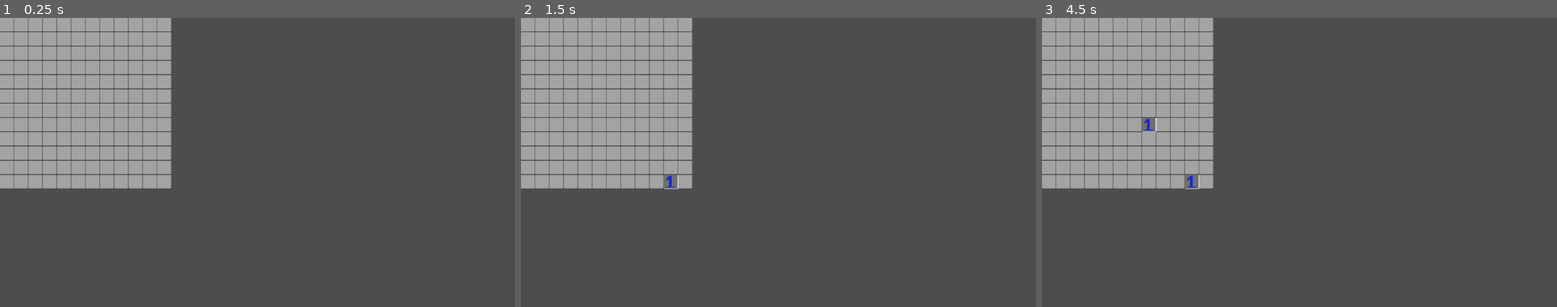
Above: before the commit, frames 1-3 (left to right).
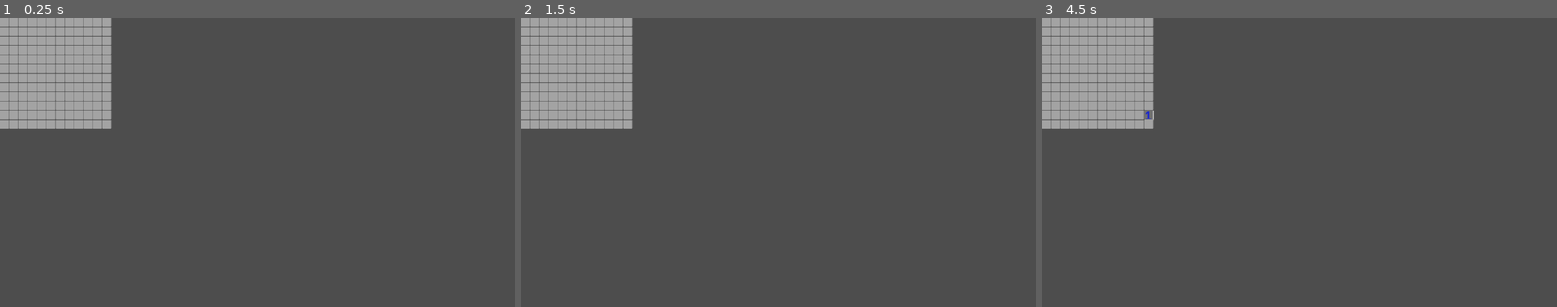
Above: after the commit, the same moments.

Repository: PgBiel/godot-mini-minesweeper
Game: Godot game, scene res://scenes/tile_map.tscn
Same seed, same stepped clock (60 frames per second), same inputs: the game is played once before the commit and once after it. The project has no main scene, so this scene is started directly.
Inputs (mouse positions are in pixels of both pictures, inside the frame that each line leads up to):
- Up to frame 1 (0.25 s): no input
- Up to frame 2 (1.5 s): tap Enter at 0.5 s; move the mouse to (891, 148) at 0.52 s; click (891, 148) at 0.6 s; tap Space at 1.25 s; move the mouse to (675, 176) at 1.27 s; click (675, 176) at 1.35 s
- Up to frame 3 (4.5 s): tap Enter at 2, 3.5 s; move the mouse to (1351, 98) at 2.02 s; click (1351, 98) at 2.1 s; tap Space at 2.75, 4.25 s; move the mouse to (1273, 220) at 2.77 s; click (1273, 220) at 2.85 s; move the mouse to (1454, 205) at 3.52 s; click (1454, 205) at 3.6 s; move the mouse to (1145, 119) at 4.27 s; click (1145, 119) at 4.35 s

The runs differ from the first frame. In frame 1, 13% of the frame differs, in the area x 0-34%, y 0-60%; in frame 2, 13%; in frame 3, 13%.

Commit message:
tile_map: bomb_revealed signal + scale down

Diff:
--- a/godot/scenes/tile_map.tscn
+++ b/godot/scenes/tile_map.tscn
@@ -23,6 +23,7 @@
 sources/0 = SubResource("TileSetAtlasSource_spqoh")
 
 [node name="TileMap" type="TileMap"]
+scale = Vector2(0.65, 0.65)
 tile_set = SubResource("TileSet_f07xw")
 format = 2
 script = ExtResource("2_td7qm")
--- a/godot/scripts/tile_map.gd
+++ b/godot/scripts/tile_map.gd
@@ -1,6 +1,6 @@
 extends TileMap
 
-signal bomb_clicked
+signal bomb_revealed
 
 @export var cell_layer: int = 0
 @export var tile_atlas_id: int = 0
@@ -85,4 +85,4 @@
 		cell.reveal()
 		display_cell_at(cell, x, y)
 		if cell.is_a_mine():
-			bomb_clicked.emit()
+			bomb_revealed.emit()
